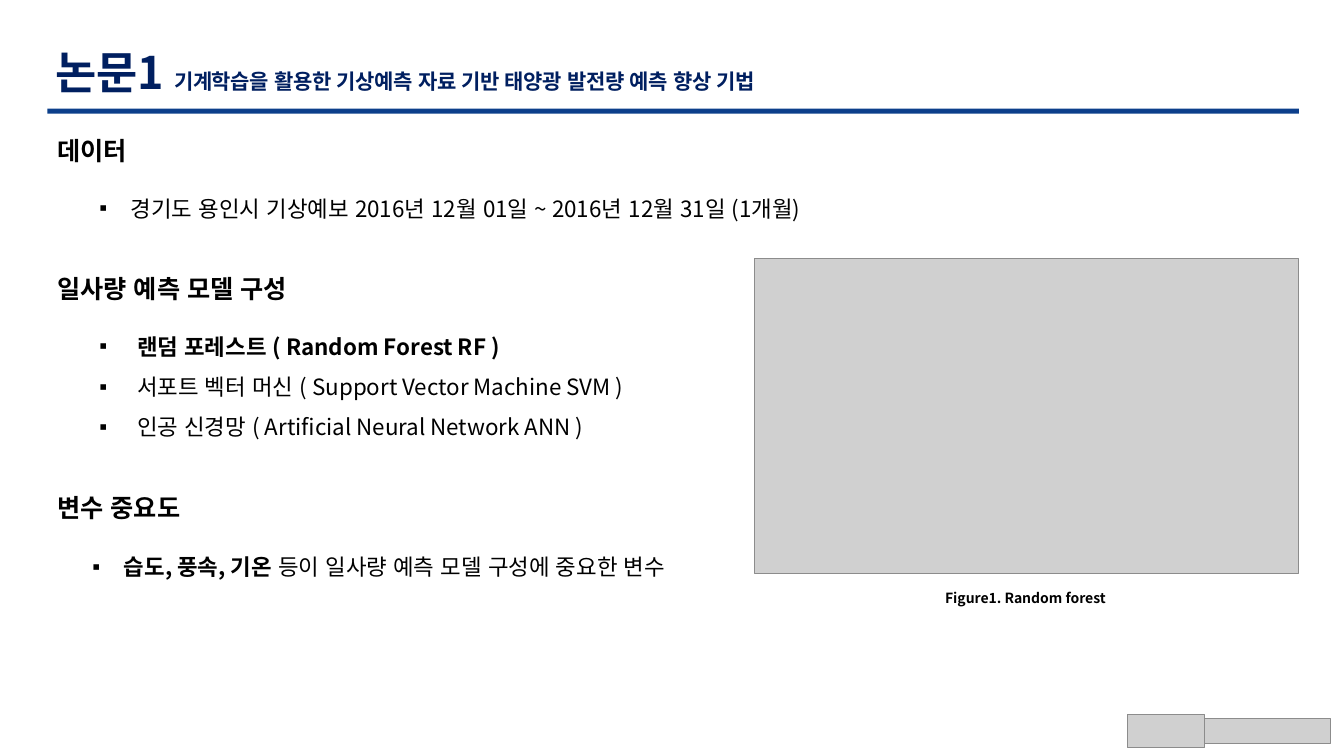
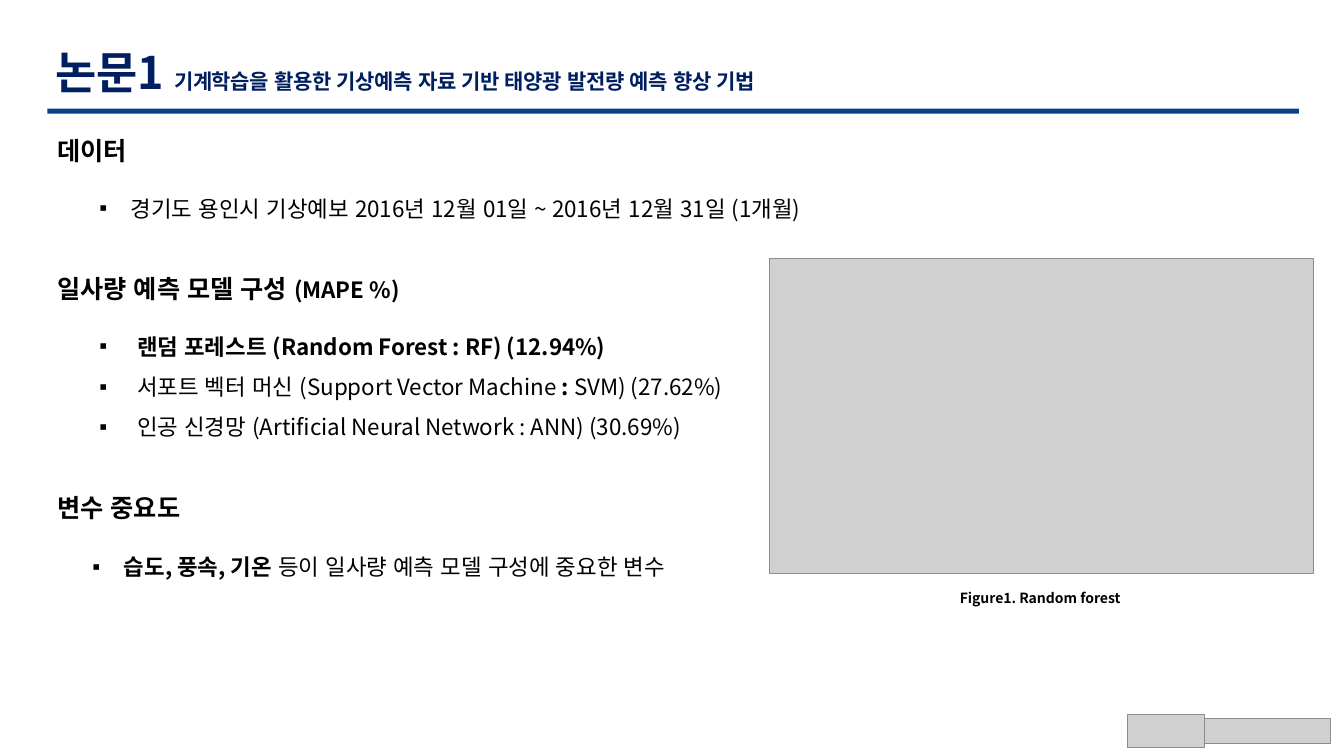
Before and after one commit to TaegyuHan/Solar_radiation_prediction_model, a slide deck: slide 9 of KICS_PT/[KICS] 동향 poster.pptx. Drawn at 1344x756 pixels with LibreOffice and Linux fonts; fonts in the diff are those of the drawing; grey boxes stand for pictures. Boxes give left, top, right and bottom in pixels: in the first picture for what was removed or moved away, otherwise in the second. Text is boxed around its words. In the diff, an @@ line names an element or a change of style, - is before the commit and + after.

```diff
--- a/KICS_PT/[KICS] 동향 poster.pptx
+++ b/KICS_PT/[KICS] 동향 poster.pptx
@@ picture: place and size @@
-picture at box(755, 258, 1300, 573)
+picture at box(769, 258, 1314, 573)
@@ text at box(57, 277, 364, 303): text changed @@
-일사량 예측 모델 구성
+일사량 예측 모델 구성 (MAPE %)
@@ text at box(137, 336, 722, 440): text changed @@
-▪ 랜덤 포레스트 ( Random Forest RF )
-▪ 서포트 벡터 머신 ( Support Vector Machine SVM )
-▪ 인공 신경망 ( Artificial Neural Network ANN )
+▪ 랜덤 포레스트 (Random Forest : RF) (12.94%)
+▪ 서포트 벡터 머신 (Support Vector Machine : SVM) (27.62%)
+▪ 인공 신경망 (Artificial Neural Network : ANN) (30.69%)
@@ text "Figure1. Random forest": place and size @@
-text "Figure1. Random forest" at box(945, 591, 1106, 607)
+text "Figure1. Random forest" at box(960, 591, 1120, 607)
```
Also in this commit, not shown: 11 other slides changed, 6 other files.
